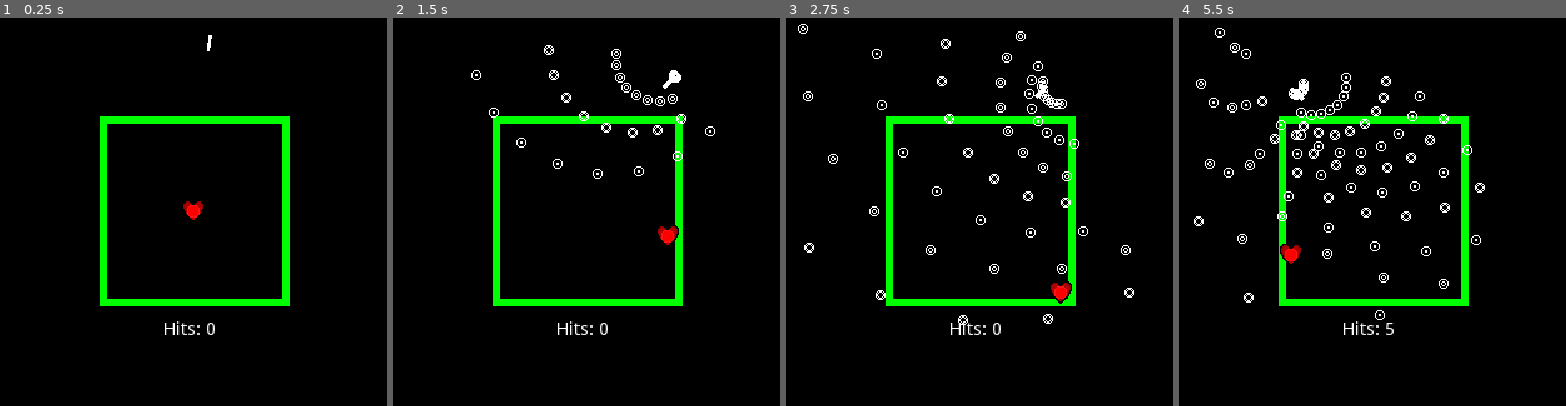
Above: before the commit, frames 1-4 (left to right).
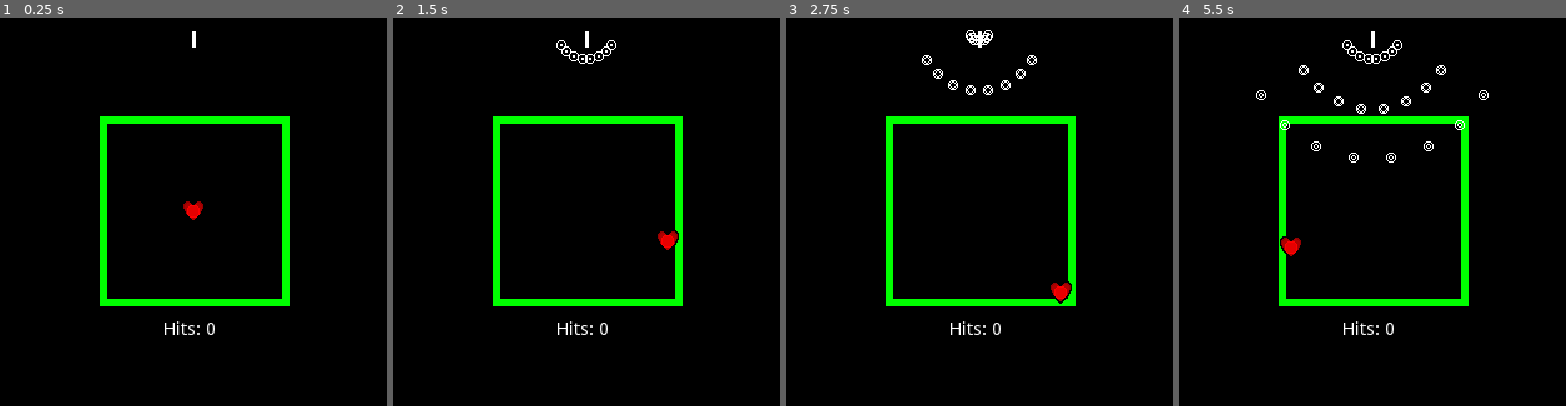
Above: after the commit, the same moments.

Repository: Crystalwarrior/BulletHellPVP
Game: Godot game, scene res://Arena.tscn
Two runs of this game, one before a commit and one after it. Both use one fixed random seed, a clock stepped at 60 frames per second and the inputs below.
Inputs:
- Up to frame 1 (0.25 s): no input
- Up to frame 2 (1.5 s): hold Right (ui_right) 0.53-1.28 s; hold Down (ui_down) from 1.28 s (still down)
- Up to frame 3 (2.75 s): release Down (ui_down) at 2.03 s; hold Right (ui_right) from 2.03 s (still down)
- Up to frame 4 (5.5 s): release Right (ui_right) at 2.78 s; hold Up (ui_up) 2.78-3.53 s; hold Left (ui_left) 3.53-5.03 s; hold Down (ui_down) from 5.03 s (still down)

The runs differ from the first frame. In frame 1, 0.1% of the frame differs, in the area x 48-55%, y 3-52%; in frame 2, 1.3%; in frame 3, 1.9%; in frame 4, 3.2%, in the area x 3-81%, y 2-82%.

Commit message:
Add proper invincibility frames Add mock grazing mechanics, though due to current bullet spawning algorithm not making it easy to detect bullets it's not really used yet Add graze sound Make player sprite grayscale for possible multiple heart colors

Diff:
--- a/Arena.gd
+++ b/Arena.gd
@@ -17,15 +17,17 @@
 var hits = 0
 
 func _ready() -> void:
+	_timer_set(bullet_delay)
 	# Here we register the boundary
 	boundary_rect = Rect2(
 		$BulletBounds.rect_position,
 		$BulletBounds.rect_size
 	)
 	bullet_spawner_area.set_bounding_box(boundary_rect)
-	$BulletAnimation.play("main", -1, pattern_speed)
+#	$BulletAnimation.play("main", -1, pattern_speed)
 
 func _timer_set(bullet_spawn_speed):
+	bullet_delay = bullet_spawn_speed
 	if timer:
 		timer.wait_time = bullet_spawn_speed / pattern_speed
 
@@ -46,13 +48,9 @@
 
 
 func _on_Player_hit(bullet_id):
+	if $Player.invincibility > 0:
+		return
 	bullet_spawner_area.delete_bullet(bullet_id)
 	hits += 1
 	$HitCount.text = "Hits: " + str(hits)
-	$Player.modulate.a = 0.3
-	yield(get_tree().create_timer(.1), "timeout")
-	$Player.modulate.a = 0.7
-	yield(get_tree().create_timer(.1), "timeout")
-	$Player.modulate.a = 0.3
-	yield(get_tree().create_timer(.1), "timeout")
-	$Player.modulate.a = 1.0
+	$Player.start_invincibility(2)
--- a/Arena.tscn
+++ b/Arena.tscn
@@ -125,8 +125,9 @@
 __meta__ = {
 "_edit_horizontal_guides_": [  ]
 }
-bullet_delay = 0.4
+bullet_delay = 2.0
 bullet_count = 8
+bullet_speed = 20
 bullet_spread = 2.094
 
 [node name="BulletBounds" type="ReferenceRect" parent="."]
@@ -137,7 +138,6 @@
 margin_bottom = 386.0
 editor_only = false
 __meta__ = {
-"_edit_lock_": true,
 "_edit_use_anchors_": false
 }
 
--- a/Player.gd
+++ b/Player.gd
@@ -1,9 +1,18 @@
 extends KinematicBody2D
 
+export (int) var speed = 100
+
 signal hit(bullet_id)
+
+onready var player_sprite = $player
+onready var bullet_area = $Bullet_Area
+onready var graze_area = $Graze_Area
+onready var graze_sprite = $graze
+
 var direction = Vector2()
 var velocity = Vector2()
-export (int) var speed = 100
+
+var invincibility = 0
 
 func _physics_process(delta):
 	direction = Vector2(
@@ -17,6 +26,37 @@
 	velocity = direction * _speed * delta
 	var _c = move_and_slide(velocity)
 
+	position = position.round() # faked pixel snap
+
+	if invincibility > 0:
+		graze_sprite.modulate.a = 0.0
+#		if not grazing.empty(): # Grazing ain't happening
+#			graze_sprite.modulate.a = 0.0
+		invincibility -= delta
+		if int(invincibility*10) % 2 == 0:
+			player_sprite.modulate.a = 0.3
+		else:
+			player_sprite.modulate.a = 0.5
+	else:
+		player_sprite.modulate.a = 1.0
+#		if graze_sprite.modulate.a > 0.5:
+		graze_sprite.modulate.a -= delta
+
+
+func start_invincibility(seconds):
+	invincibility = seconds
 
 func _on_Bullet_Hitbox_area_shape_entered(area_id, area, area_shape, local_shape):
 	emit_signal("hit", area_shape)
+
+
+func _on_Graze_Hitbox_area_shape_entered(area_id, area, area_shape, local_shape):
+	if area == bullet_area or invincibility > 0:
+		return
+#	graze_sprite.modulate.a = 1.0
+#	$GrazeSound.stop()
+#	$GrazeSound.play()
+
+func _on_Graze_Area_area_shape_exited(area_id, area, area_shape, local_shape):
+	if area == bullet_area:
+		return
--- a/Player.tscn
+++ b/Player.tscn
@@ -1,25 +1,51 @@
-[gd_scene load_steps=4 format=2]
+[gd_scene load_steps=7 format=2]
 
 [ext_resource path="res://player.png" type="Texture" id=1]
 [ext_resource path="res://Player.gd" type="Script" id=2]
+[ext_resource path="res://graze.png" type="Texture" id=3]
+[ext_resource path="res://graze.wav" type="AudioStream" id=4]
 
 [sub_resource type="CircleShape2D" id=1]
 radius = 5.0
 
+[sub_resource type="CircleShape2D" id=2]
+radius = 29.0172
+
 [node name="Player" type="KinematicBody2D"]
 script = ExtResource( 2 )
 
+[node name="graze" type="Sprite" parent="."]
+modulate = Color( 1, 1, 1, 0 )
+texture = ExtResource( 3 )
+
 [node name="player" type="Sprite" parent="."]
+modulate = Color( 1, 0, 0, 1 )
 texture = ExtResource( 1 )
 
 [node name="CollisionShape2D" type="CollisionShape2D" parent="."]
+visible = false
 shape = SubResource( 1 )
 
-[node name="Bullet_Hitbox" type="Area2D" parent="."]
-collision_layer = 3
-collision_mask = 3
+[node name="Bullet_Area" type="Area2D" parent="."]
+visible = false
+collision_layer = 2
+collision_mask = 2
 
-[node name="CollisionShape2D" type="CollisionShape2D" parent="Bullet_Hitbox"]
+[node name="CollisionShape2D" type="CollisionShape2D" parent="Bullet_Area"]
 shape = SubResource( 1 )
 
-[connection signal="area_shape_entered" from="Bullet_Hitbox" to="." method="_on_Bullet_Hitbox_area_shape_entered"]
+[node name="Graze_Area" type="Area2D" parent="."]
+visible = false
+monitorable = false
+collision_layer = 2
+collision_mask = 2
+
+[node name="CollisionShape2D" type="CollisionShape2D" parent="Graze_Area"]
+shape = SubResource( 2 )
+
+[node name="GrazeSound" type="AudioStreamPlayer" parent="."]
+stream = ExtResource( 4 )
+
+[connection signal="area_shape_entered" from="Bullet_Area" to="." method="_on_Bullet_Hitbox_area_shape_entered"]
+[connection signal="area_shape_entered" from="Graze_Area" to="." method="_on_Graze_Hitbox_area_shape_entered"]
+[connection signal="area_shape_exited" from="Graze_Area" to="." method="_on_Graze_Area_area_shape_exited"]
Binary file added: graze.png
Not shown, added: graze.png.import
Not shown, added: graze.wav.import
Binary file changed: player.png
Not shown, added: graze.wav
